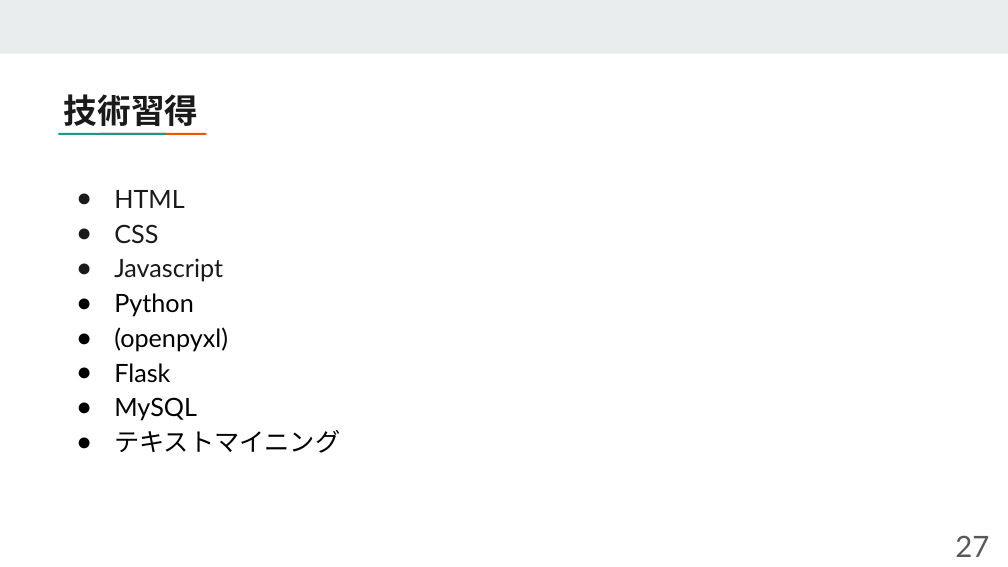
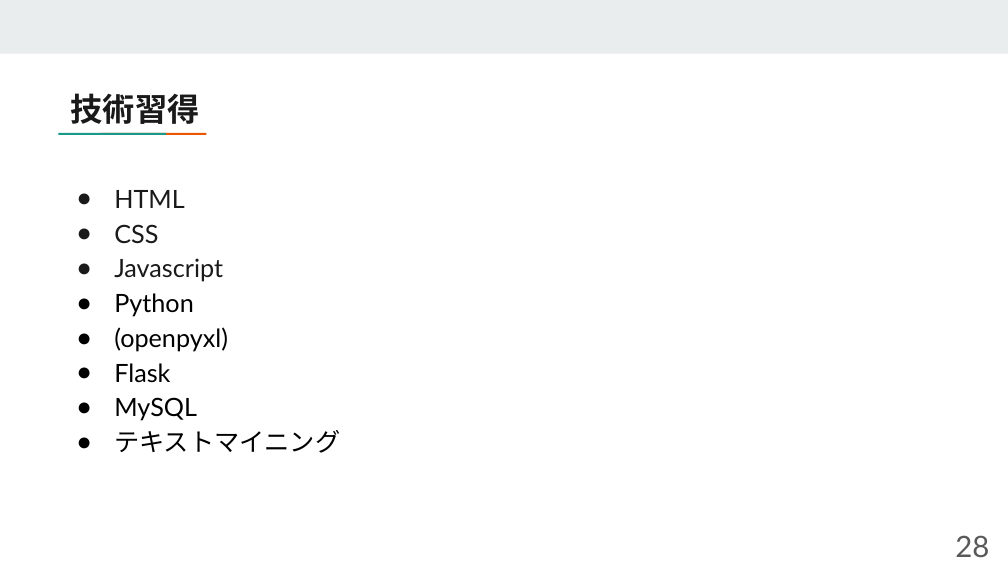
Before and after one commit to UMEZAWADAN/SD-5, a slide deck: slide 28 of SD-5.pptx (slide 27 before the commit). Drawn at 1008x567 pixels with LibreOffice and Linux fonts; fonts in the diff are those of the drawing. Boxes give left, top, right and bottom in pixels: in the first picture for what was removed or moved away, otherwise in the second. Text is boxed around its words. In the diff, an @@ line names an element or a change of style, - is before the commit and + after.

```diff
--- a/SD-5.pptx
+++ b/SD-5.pptx
@@ text "技術習得": place and size @@
-text "技術習得" at <box>64,94,198,126</box>
+text "技術習得" at <box>71,93,200,124</box>
@@ text "技術習得" at <box>71,93,200,124</box>: size 24 to 23 pt @@
@@ page number at <box>955,535,989,557</box>: text changed @@
-27
+28
```
Also in this commit, not shown: 16 other slides changed, 10 slides added, 3 slides removed.
